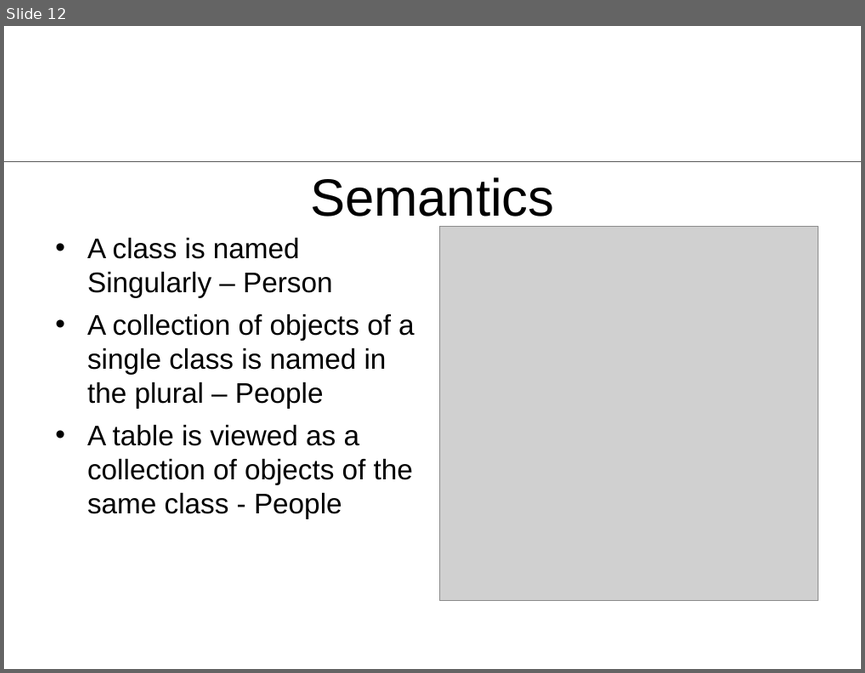
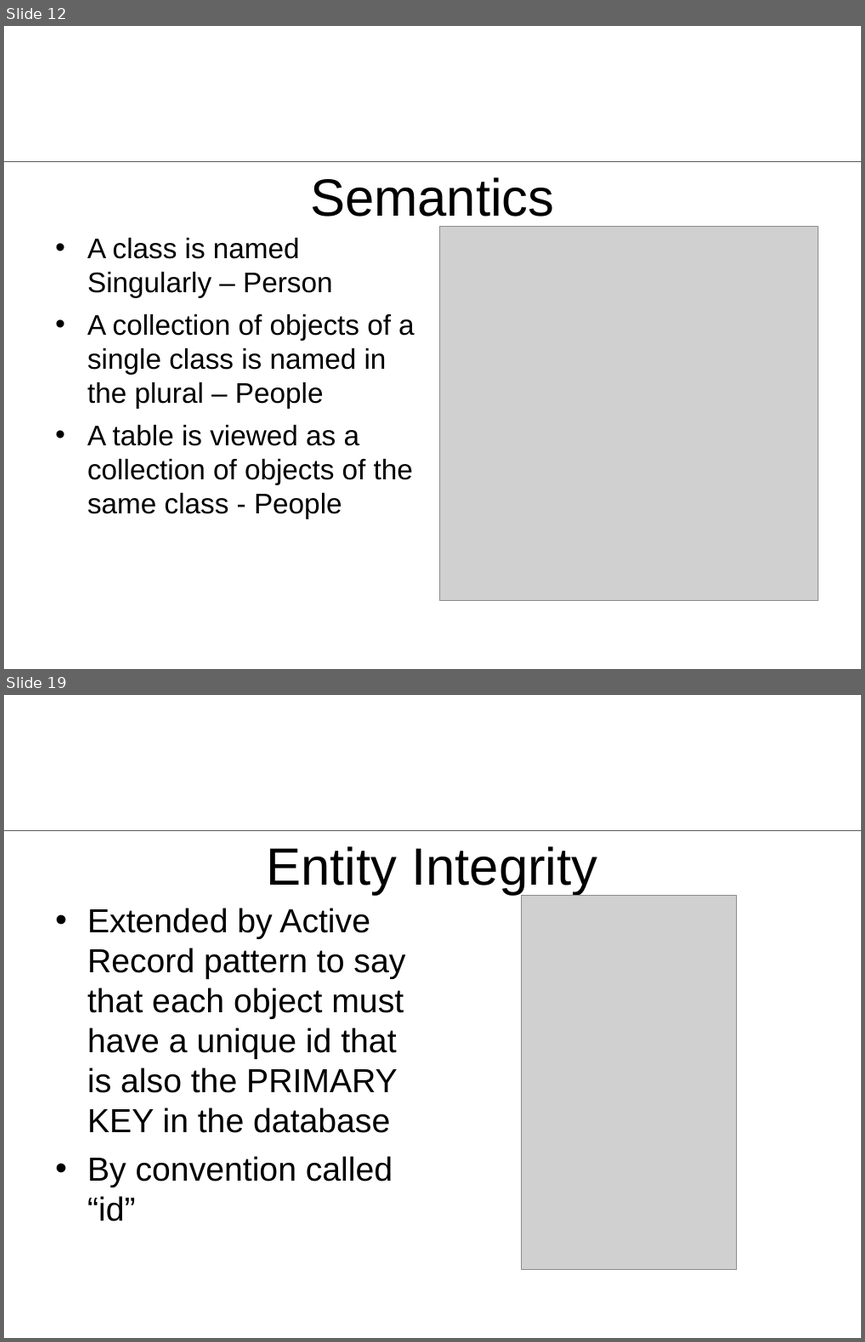
Before and after one commit to rhildred/addCustomer, a slide deck: docs/ActiveRecord.ppt. Shown one above the other, each under a label of ours: slide 12 before the commit, slides 12 and 19 after it; the slides between them are not shown. The pictures are 865x673 and 865x1342 pixels, drawn with LibreOffice and Linux fonts; fonts in the diff are those of the drawing; grey boxes stand for pictures; background and template pictures are left out. Boxes give left, top, right and bottom in pixels: in the first picture for what was removed or moved away, otherwise in the second. Text is boxed around its words. In the diff, an @@ line names an element or a change of style, - is before the commit and + after.

```diff
--- a/docs/ActiveRecord.ppt
+++ b/docs/ActiveRecord.ppt
@@ slide 19 added at <box>4,695,861,1338</box>, background #FFFFFF; not listed: 1 template element that a slide beside it also shows @@
@@ title added at <box>267,846,598,895</box>, 44 pt, text #000000 @@
+Entity Integrity
@@ picture added at <box>522,895,737,1269</box> @@
@@ text added at <box>87,907,405,1221</box>, 28 pt, text #000000 @@
+• Extended by Active Record pattern to say that each object must have a unique id that is also the PRIMARY KEY in the database
+• By convention called “id”
```
Also in this commit, not shown: 2 slides changed, 7 other slides added, 15 other files.
